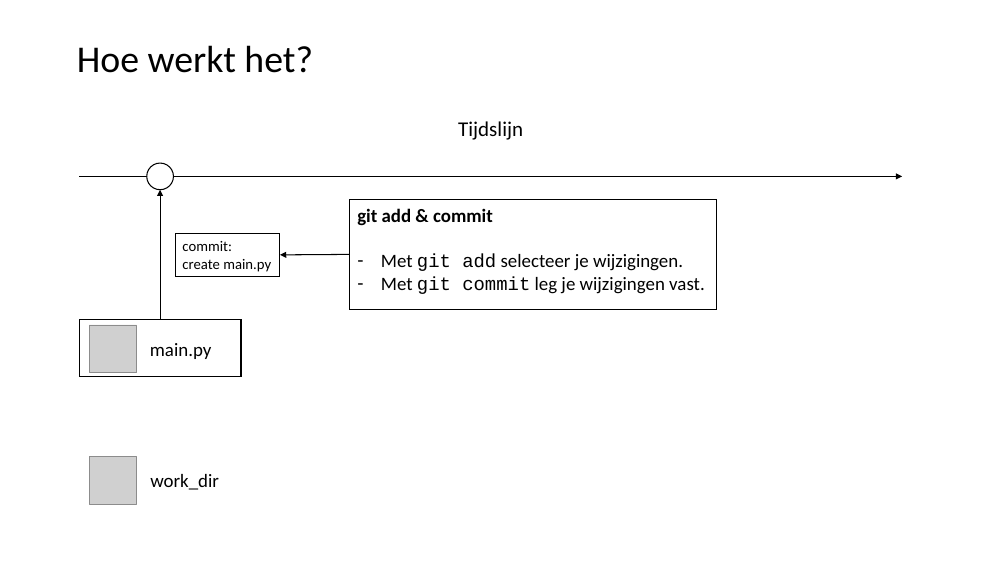
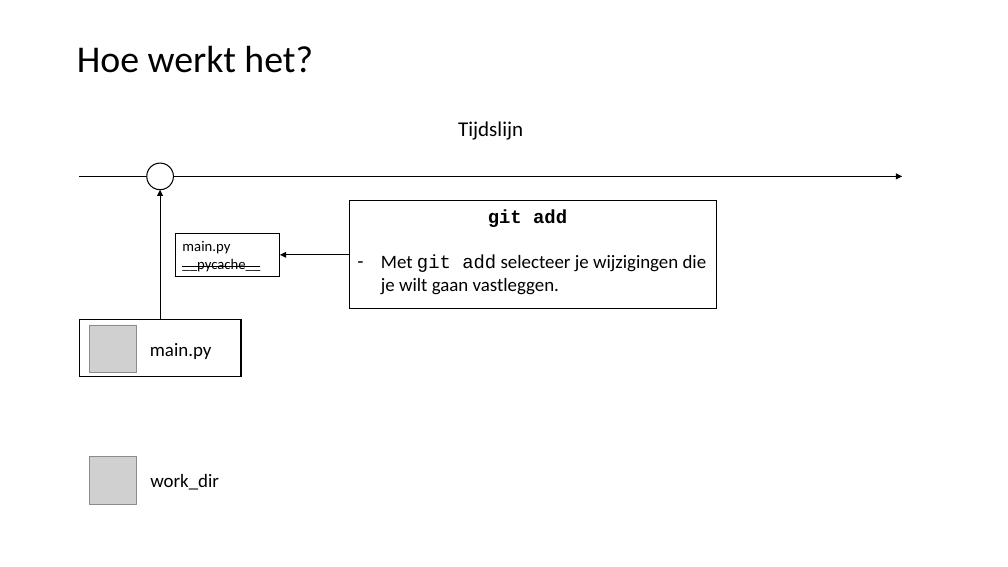
Before and after one commit to LFKoning/knowledge-sharing, a slide deck: slide 8 of git_course/1_basics/git_basic.pptx (slide 7 before the commit). Drawn at 1008x567 pixels with LibreOffice and Linux fonts; fonts in the diff are those of the drawing; grey boxes stand for pictures. Boxes give left, top, right and bottom in pixels: in the first picture for what was removed or moved away, otherwise in the second. Text is boxed around its words. In the diff, an @@ line names an element or a change of style, - is before the commit and + after.

```diff
--- a/git_course/1_basics/git_basic.pptx
+++ b/git_course/1_basics/git_basic.pptx
@@ text in rectangle at (381, 210, 707, 295): text changed @@
-git add & commit
-– Met git add selecteer je wijzigingen.
-– Met git commit leg je wijzigingen vast.
+git add
+– Met git add selecteer je wijzigingen die je wilt gaan vastleggen.
@@ text in rectangle at (182, 241, 260, 272): text changed @@
-commit:
-create main.py
+main.py
+__pycache__
```
Also in this commit, not shown: 40 other slides changed, 10 slides added, 2 other files.
